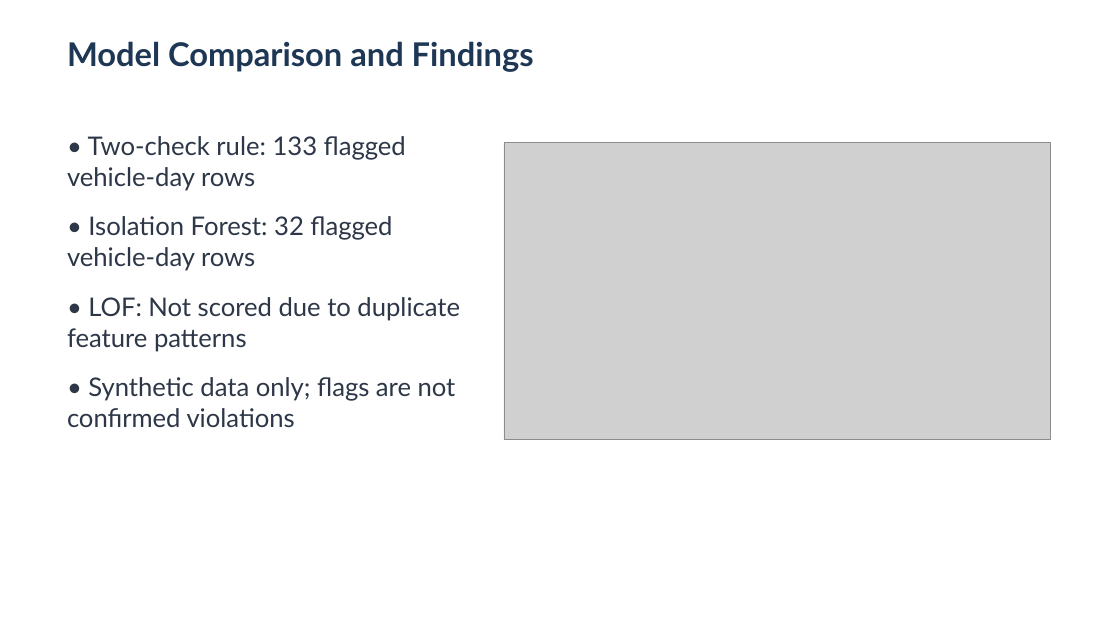
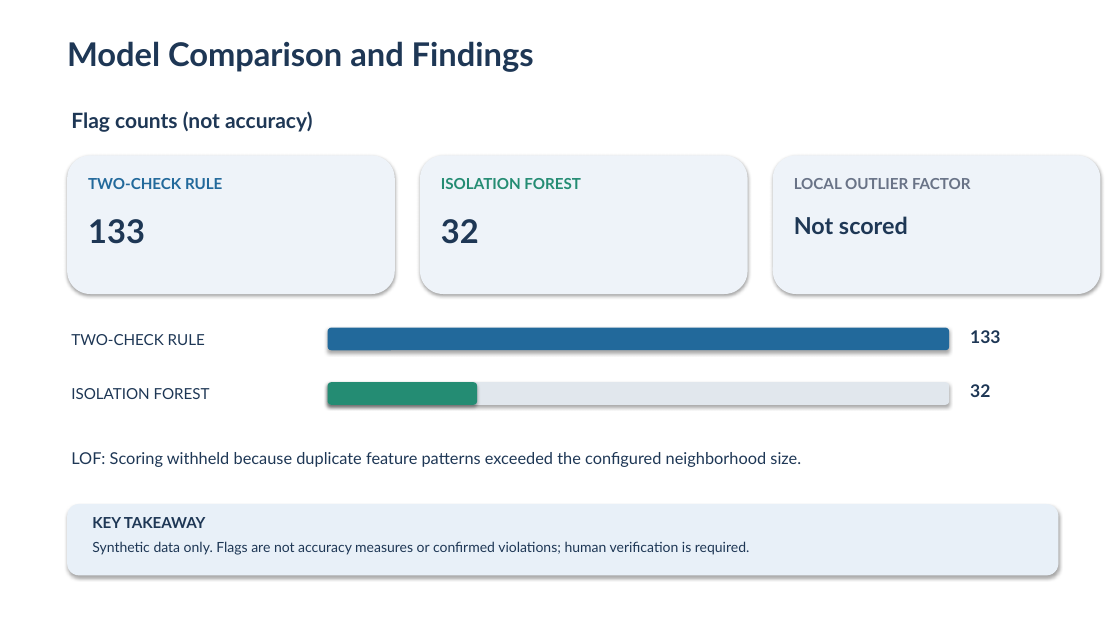
Before and after one commit to alby1976/ParkingPatrol, a slide deck: slide 7 of python/reports/ParkingPatrol_DATA120.pptx. Drawn at 1120x630 pixels with LibreOffice and Linux fonts; fonts in the diff are those of the drawing; grey boxes stand for pictures. Boxes give left, top, right and bottom in pixels: in the first picture for what was removed or moved away, otherwise in the second. Text is boxed around its words. In the diff, an @@ line names an element or a change of style, - is before the commit and + after.

Commit message:
docs(presentation): save updated DATA120 capstone slides
Save the revised ParkingPatrol presentation for version control. Keep the local backup outside Git.

Refs #7

```diff
--- a/python/reports/ParkingPatrol_DATA120.pptx
+++ b/python/reports/ParkingPatrol_DATA120.pptx
@@ text added at [71,111,312,132], 18 pt, text #1E3755, bold @@
+Flag counts (not accuracy)
@@ text removed at [67,136,460,427] @@
-• Two-check rule: 133 flagged vehicle-day rows
-• Isolation Forest: 32 flagged vehicle-day rows
-• LOF: Not scored due to duplicate feature patterns
-• Synthetic data only; flags are not confirmed violations
@@ picture removed at [504,143,1050,439] @@
@@ rounded rectangle added at [67,155,395,294], fill #EEF3F9 @@
@@ text added at [88,178,222,189], 13 pt, text #22699B, bold @@
+TWO-CHECK RULE
@@ rounded rectangle added at [420,155,748,294], fill #EEF3F9 @@
@@ text added at [441,178,581,189], 13 pt, text #248C73, bold @@
+ISOLATION FOREST
@@ rounded rectangle added at [773,155,1101,294], fill #EEF3F9 @@
@@ text added at [794,178,971,189], 13 pt, text #697387, bold @@
+LOCAL OUTLIER FACTOR
@@ text added at [88,219,145,244], 28 pt, text #1E3755, bold @@
+133
@@ text added at [441,219,479,244], 28 pt, text #1E3755, bold @@
+32
@@ text added at [794,216,908,234], 20 pt, text #1E3755, bold @@
+Not scored
@@ rounded rectangle added at [328,328,949,350], fill #22699B @@
@@ text added at [71,334,205,345], 13 pt, text #1E3755 @@
+TWO-CHECK RULE
@@ text added at [970,330,1000,343], 15 pt, text #1E3755, bold @@
+133
@@ text added at [71,388,210,399], 13 pt, text #1E3755 @@
+ISOLATION FOREST
@@ rounded rectangle added at [328,382,949,405], fill #E1E7ED @@
@@ rounded rectangle added at [328,382,477,405], fill #248C73 @@
@@ text added at [970,384,990,397], 15 pt, text #1E3755, bold @@
+32
@@ text added at [71,452,801,467], 14 pt, text #1E3755 @@
+LOF: Scoring withheld because duplicate feature patterns exceeded the configured neighborhood size.
@@ rounded rectangle added at [67,504,1059,576], fill #E8F0F8 @@
@@ text added at [92,517,206,528], 13 pt, text #1E3755, bold @@
+KEY TAKEAWAY
@@ text added at [92,541,750,555], 12 pt, text #1E3755 @@
+Synthetic data only. Flags are not accuracy measures or confirmed violations; human verification is required.
```
